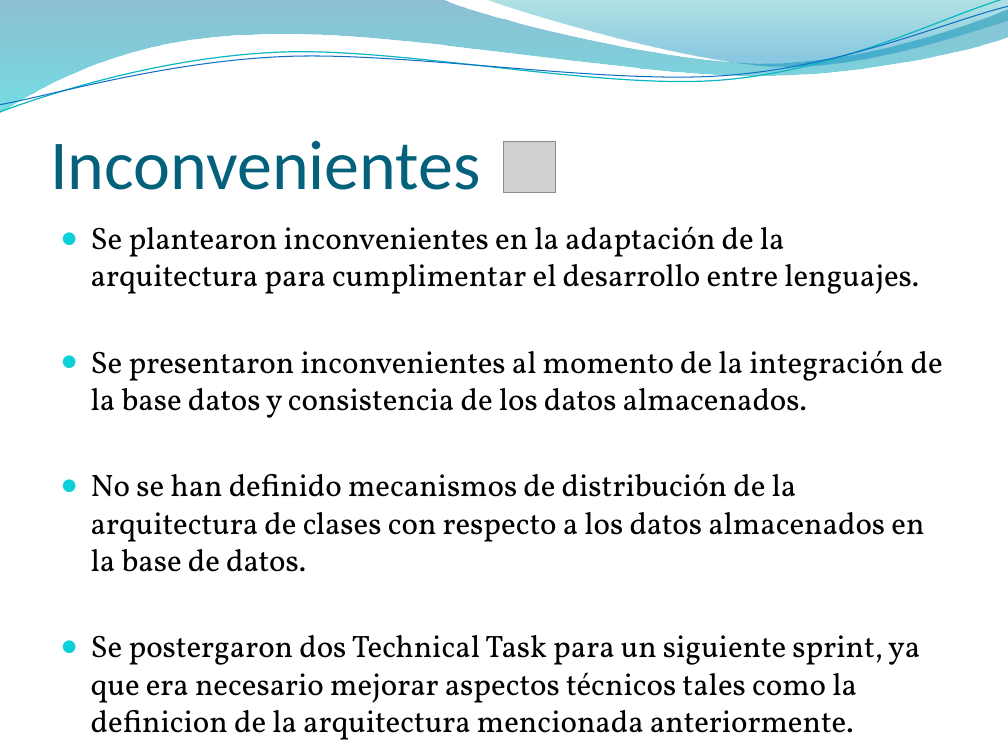
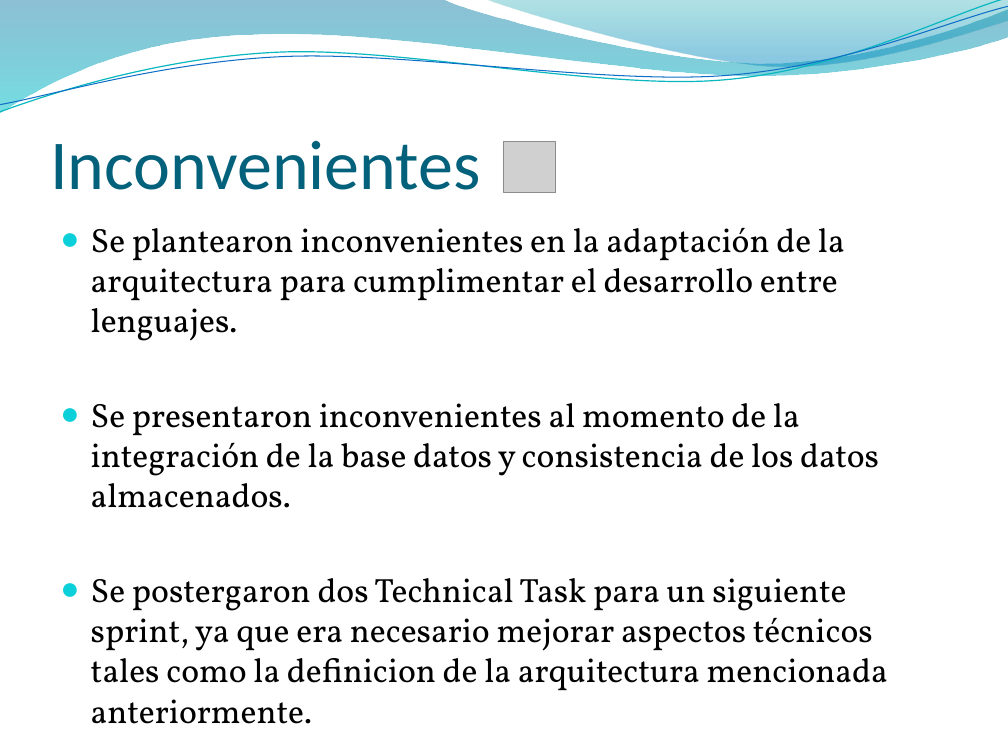
Before and after one commit to elcapo04/utn-frc-dlc-2011-liberal-peker, a slide deck: slide 7 of Proyecto final/SprintsDevelopment/Branch 02/DocumentosAEntregar/Sprint 02.pptx. Drawn at 1008x756 pixels with LibreOffice and Linux fonts; fonts in the diff are those of the drawing; grey boxes stand for pictures; background and template pictures are left out. Boxes give left, top, right and bottom in pixels: in the first picture for what was removed or moved away, otherwise in the second. Text is boxed around its words. In the diff, an @@ line names an element or a change of style, - is before the commit and + after.

```diff
--- a/Proyecto final/SprintsDevelopment/Branch 02/DocumentosAEntregar/Sprint 02.pptx
+++ b/Proyecto final/SprintsDevelopment/Branch 02/DocumentosAEntregar/Sprint 02.pptx
@@ text "Se plantearon inconvenientes en la ..." at (91,227,888,691): size 22.1 to 24.1 pt @@
@@ text at (91,473,924,572): paragraph removed @@
-● No se han definido mecanismos de distribución de la arquitectura de clases con respecto a los datos almacenados en la base de datos.
```
Also in this commit, not shown: 2 other slides changed.
